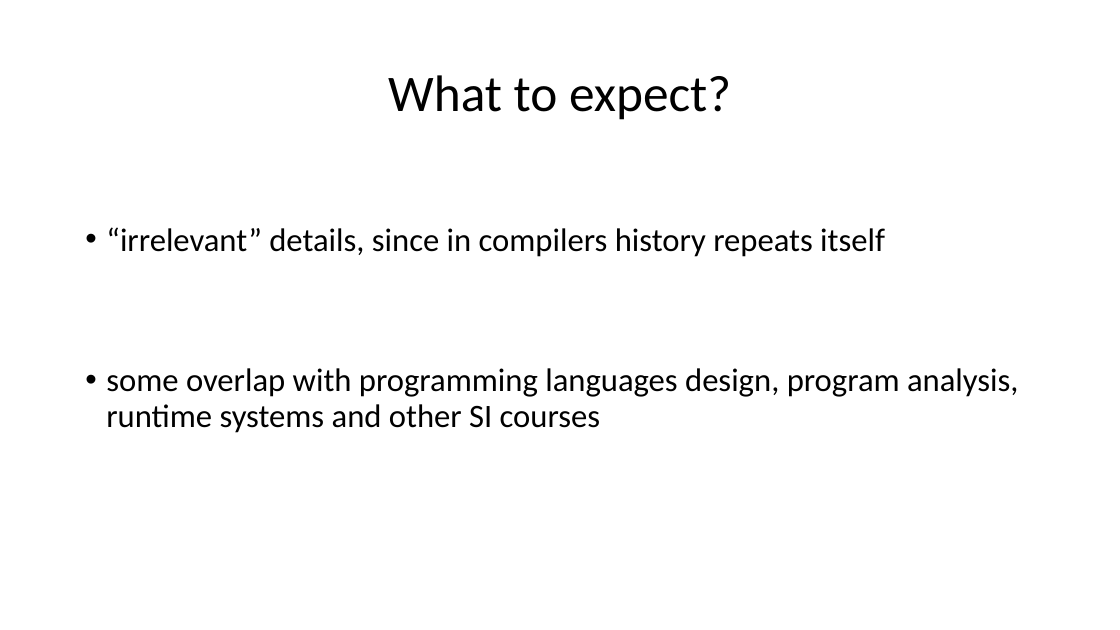
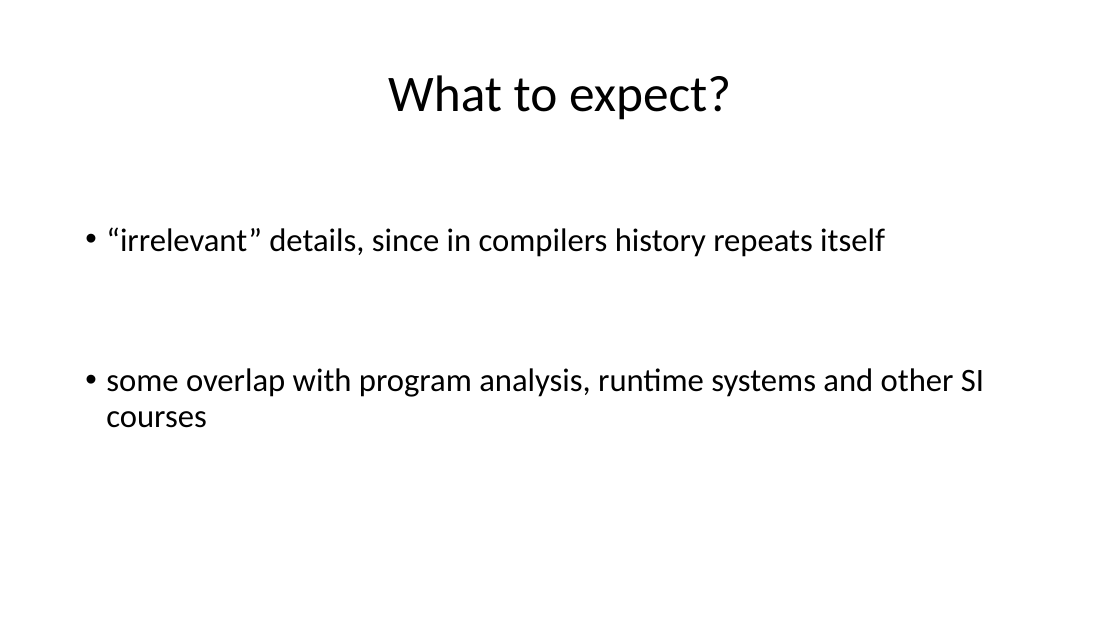
Before and after one commit to ganoliz/NI-GEN, a slide deck: slide 6 of media/NI-GEN-1.pptx. Drawn at 1120x630 pixels with LibreOffice and Linux fonts; fonts in the diff are those of the drawing. Boxes give left, top, right and bottom in pixels: in the first picture for what was removed or moved away, otherwise in the second. Text is boxed around its words. In the diff, an @@ line names an element or a change of style, - is before the commit and + after.

```diff
--- a/media/NI-GEN-1.pptx
+++ b/media/NI-GEN-1.pptx
@@ text at bbox=[106, 368, 984, 428]: text changed @@
-• some overlap with programming languages design, program analysis, runtime systems and other SI courses
+• some overlap with program analysis, runtime systems and other SI courses
```
Also in this commit, not shown: 8 other slides changed, 1 other file.
